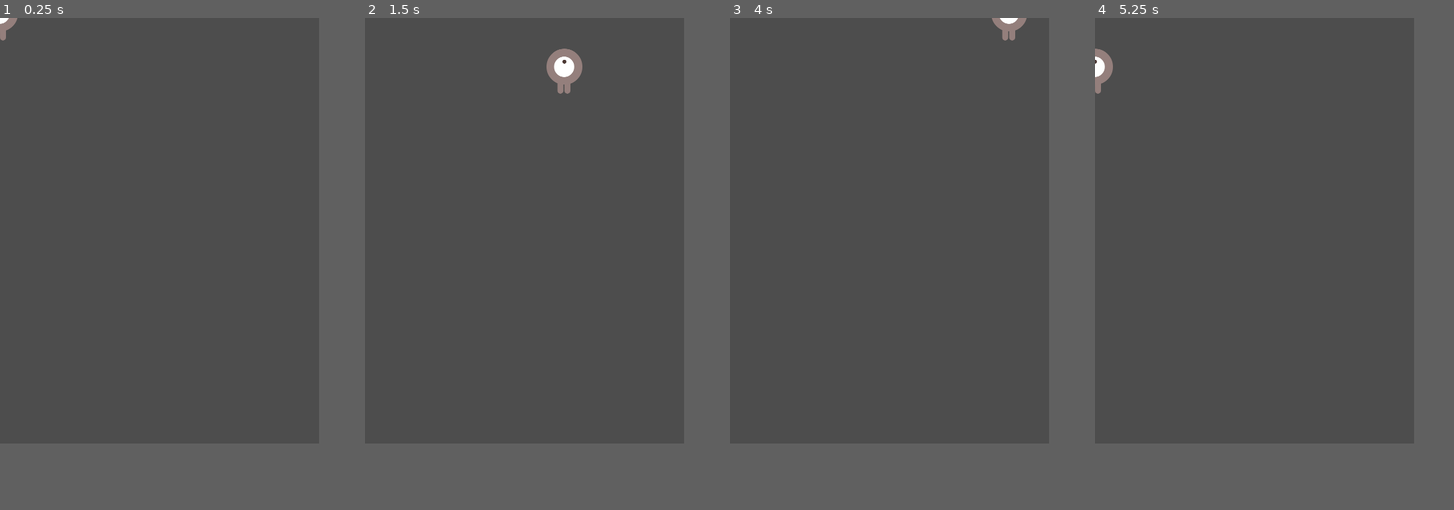
Above: before the commit, frames 1-4 (left to right).
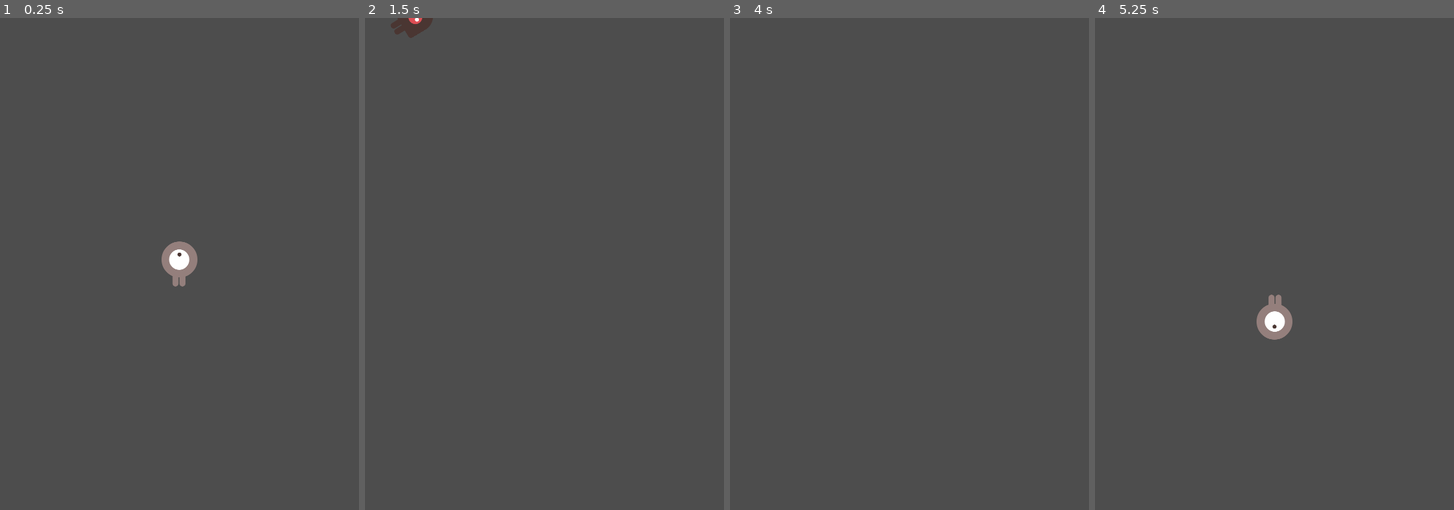
Above: after the commit, the same moments.

Repository: gregorylull/godot_first_2d_retry
Game: Godot game, scene res://main.tscn
Same seed, same stepped clock (60 frames per second), same inputs: the game is played once before the commit and once after it.
Inputs:
- Up to frame 1 (0.25 s): no input
- Up to frame 2 (1.5 s): tap Enter at 0.5 s; hold Right (move_right) 0.53-1.28 s; hold Down (move_down) from 1.28 s (still down)
- Up to frame 3 (4 s): release Down (move_down) at 2.03 s; hold Right (move_right) 2.03-2.78 s; hold Up (move_up) 2.78-3.53 s; tap Space at 3.5 s; hold Left (move_left) from 3.53 s (still down)
- Up to frame 4 (5.25 s): release Left (move_left) at 5.03 s; hold Down (move_down) from 5.03 s (still down)
The window is 480x640 before the commit and 540x740 after it. Grey fills any space a smaller window leaves; there, only what the larger window draws over its background counts as a difference.

The runs differ from the first frame. In frame 1, 0.8% of the frame differs, in the area x 0-55%, y 0-55%; in frame 2, 0.9%; in frame 3, 0.3%; in frame 4, 1.0%, in the area x 0-55%, y 6-66%.

Commit message:
Too much logic in Mob, TODO canvas, TODO timers for spawning

Diff:
--- a/main.gd
+++ b/main.gd
@@ -1,11 +1,47 @@
 extends Node
 
+@export var Mob: PackedScene
+
+@onready var player: Area2D = $Player
+@onready var mobPath: Path2D = $MobPath
+@onready var mobPathFollow: PathFollow2D = $MobPath/MobPathFollow
 
 # Called when the node enters the scene tree for the first time.
 func _ready() -> void:
-	pass # Replace with function body.
+	print("project settings: gui/theme/custom_font: ", ProjectSettings.get_setting("gui/theme/custom_font"))
+	var viewport_dimensions = get_viewport().get_visible_rect()
+	var size = viewport_dimensions.size
+
+	player.position = size / 2
+
+	print("viewport vec: ", viewport_dimensions.size)
+
+
 
 
 # Called every frame. 'delta' is the elapsed time since the previous frame.
 func _process(delta: float) -> void:
 	pass
+
+
+func _on_mob_timer_timeout() -> void:
+	print('mob BEFORE instantiate')
+	var mob: RigidBody2D = Mob.instantiate()
+	print('mob AFTER instantiate')
+
+	var progress_ratio = randf()
+
+	mobPathFollow.progress_ratio = progress_ratio
+	var direction = mobPathFollow.rotation + PI/2
+
+	mob.position = mobPathFollow.position
+
+	var randomRotation = randf_range(-PI/4, PI/4)
+	var rotation = direction + randomRotation
+
+	print('mob BEFORE add_child')
+	add_child(mob)
+	var velocity = mob.linear_velocity
+	mob.rotation = rotation
+	mob.linear_velocity = velocity.rotated(rotation)
+	print('mob AFTER add_child')
--- a/main.tscn
+++ b/main.tscn
@@ -1,9 +1,52 @@
-[gd_scene load_steps=3 format=3 uid="uid://bpd0ryq2te03y"]
+[gd_scene load_steps=6 format=3 uid="uid://bpd0ryq2te03y"]
 
 [ext_resource type="PackedScene" uid="uid://dqti1tdift8ab" path="res://player.tscn" id="1_ewfwq"]
 [ext_resource type="Script" path="res://main.gd" id="1_xwvum"]
+[ext_resource type="PackedScene" uid="uid://bt4842crm38av" path="res://mob.tscn" id="2_1huss"]
+
+[sub_resource type="Curve2D" id="Curve2D_stkcj"]
+_data = {
+"points": PackedVector2Array(0, 0, 0, 0, 0, 8, 0, 0, 0, 0, 536, 0, 0, 0, 0, 0, 544, 744, 0, 0, 0, 0, 0, 744, 0, 0, 0, 0, 0, 8)
+}
+point_count = 5
+
+[sub_resource type="GDScript" id="GDScript_2jjmf"]
+script/source = "extends Path2D
+
+@onready var path: PathFollow2D = $MobPathFollow
+@onready var sprite: Sprite2D = $MobPathFollow/Sprite2D
+
+@export var speed: float = 100.0
+
+# Called when the node enters the scene tree for the first time.
+func _ready() -> void:
+	pass # Replace with function body.
+
+
+# Called every frame. 'delta' is the elapsed time since the previous frame.
+func _process(delta: float) -> void:
+	pass
+
+
+"
 
 [node name="Main" type="Node"]
 script = ExtResource("1_xwvum")
+Mob = ExtResource("2_1huss")
 
 [node name="Player" parent="." instance=ExtResource("1_ewfwq")]
+
+[node name="MobPath" type="Path2D" parent="."]
+curve = SubResource("Curve2D_stkcj")
+script = SubResource("GDScript_2jjmf")
+
+[node name="MobPathFollow" type="PathFollow2D" parent="MobPath"]
+position = Vector2(495.451, 0.60521)
+rotation = -0.0149243
+progress = 495.49
+
+[node name="MobTimer" type="Timer" parent="."]
+one_shot = true
+autostart = true
+
+[connection signal="timeout" from="MobTimer" to="." method="_on_mob_timer_timeout"]
--- /dev/null
+++ b/mob.gd
@@ -0,0 +1,27 @@
+extends RigidBody2D
+
+@onready var aSprite: AnimatedSprite2D = $AnimatedSprite2D
+
+# Called when the node enters the scene tree for the first time.
+func _ready() -> void:
+	print("Mob _ready()")
+
+	var mobTypes = aSprite.sprite_frames.get_animation_names()
+	var mobFrame = mobTypes[randi_range(0, mobTypes.size() - 1)]
+	aSprite.play(mobFrame)
+
+	if mobFrame == "fly":
+		linear_velocity = Vector2(225, 0)
+
+	elif mobFrame == "walk":
+		linear_velocity = Vector2(175, 0)
+
+	elif mobFrame == "swim":
+		linear_velocity = Vector2(125, 0)
+
+
+	print("\nspawning: ", mobFrame)
+
+# Called every frame. 'delta' is the elapsed time since the previous frame.
+func _process(delta: float) -> void:
+	pass
--- a/mob.tscn
+++ b/mob.tscn
@@ -1,7 +1,64 @@
-[gd_scene format=3 uid="uid://bt4842crm38av"]
+[gd_scene load_steps=10 format=3 uid="uid://bt4842crm38av"]
+
+[ext_resource type="Texture2D" uid="uid://dbpdaqpuqev00" path="res://art/enemyFlyingAlt_1.png" id="1_2t4r5"]
+[ext_resource type="Script" path="res://mob.gd" id="1_us6au"]
+[ext_resource type="Texture2D" uid="uid://dk2nyi72l3iw2" path="res://art/enemyFlyingAlt_2.png" id="2_upws7"]
+[ext_resource type="Texture2D" uid="uid://c42afgc4epmw6" path="res://art/enemySwimming_1.png" id="3_cqaus"]
+[ext_resource type="Texture2D" uid="uid://bb7tdtcrjw0bm" path="res://art/enemySwimming_2.png" id="4_8ebkr"]
+[ext_resource type="Texture2D" uid="uid://be5id4s47l18w" path="res://art/enemyWalking_1.png" id="5_lteie"]
+[ext_resource type="Texture2D" uid="uid://b3coo0sburg2m" path="res://art/enemyWalking_2.png" id="6_gqjyb"]
+
+[sub_resource type="SpriteFrames" id="SpriteFrames_nmdo2"]
+animations = [{
+"frames": [{
+"duration": 1.0,
+"texture": ExtResource("1_2t4r5")
+}, {
+"duration": 1.0,
+"texture": ExtResource("2_upws7")
+}],
+"loop": true,
+"name": &"fly",
+"speed": 5.0
+}, {
+"frames": [{
+"duration": 1.0,
+"texture": ExtResource("3_cqaus")
+}, {
+"duration": 1.0,
+"texture": ExtResource("4_8ebkr")
+}],
+"loop": true,
+"name": &"swim",
+"speed": 2.0
+}, {
+"frames": [{
+"duration": 1.0,
+"texture": ExtResource("5_lteie")
+}, {
+"duration": 1.0,
+"texture": ExtResource("6_gqjyb")
+}],
+"loop": true,
+"name": &"walk",
+"speed": 4.0
+}]
+
+[sub_resource type="CapsuleShape2D" id="CapsuleShape2D_1cxn7"]
+radius = 47.0
+height = 126.0
 
 [node name="Mob" type="RigidBody2D"]
+gravity_scale = 0.0
+script = ExtResource("1_us6au")
+metadata/_edit_group_ = true
+
+[node name="AnimatedSprite2D" type="AnimatedSprite2D" parent="."]
+scale = Vector2(0.5, 0.5)
+sprite_frames = SubResource("SpriteFrames_nmdo2")
+animation = &"walk"
 
 [node name="CollisionShape2D" type="CollisionShape2D" parent="."]
-
-[node name="AnimatedSprite2D" type="AnimatedSprite2D" parent="."]
+rotation = 1.5708
+scale = Vector2(0.5, 0.5)
+shape = SubResource("CapsuleShape2D_1cxn7")
--- a/player.gd
+++ b/player.gd
@@ -1,6 +1,9 @@
 extends Area2D
 
 signal damaged
+signal player_dead
+
+@onready var aSprite: AnimatedSprite2D = $AnimatedSprite2D
 
 const SPEED = 400 # px/sec
 const HEALTH = 3 # hp
@@ -19,25 +22,41 @@
 	# process inputs
 	if Input.is_action_pressed("move_left"):
 		velocity.x = SPEED * delta * -1
+		aSprite.play("walk")
+		aSprite.flip_h = true
 
 	if Input.is_action_pressed("move_right"):
 		velocity.x = SPEED * delta
+		aSprite.play("walk")
+		aSprite.flip_h = false
 
 	if Input.is_action_pressed("move_up"):
 		velocity.y = SPEED * delta * -1
+		aSprite.play("up")
+		aSprite.flip_v = false
 
 	if Input.is_action_pressed("move_down"):
 		velocity.y = SPEED * delta
+		aSprite.play("up")
+		aSprite.flip_v = true
+
 
 	position += velocity
 
-
 # when a Body2D enters my collision, in this case my enemy will be a body (not an area)
 func _on_body_entered(body: Node2D) -> void:
-	damaged.emit()
 	print("body entered:", body.name)
 
 	# simple would be all enemies -1
 	health -= 1
+	damaged.emit({
+		"health": health
+	})
+
+	if health == 0:
+		player_dead.emit({
+			"killedBy": body.name
+		})
+
 
 	# TODO: use enemy types to damage, e.g. -1 vs -2 if enemy is red
--- a/project.godot
+++ b/project.godot
@@ -17,8 +17,8 @@
 
 [display]
 
-window/size/viewport_width=480
-window/size/viewport_height=640
+window/size/viewport_width=540
+window/size/viewport_height=740
 
 [gui]
 
